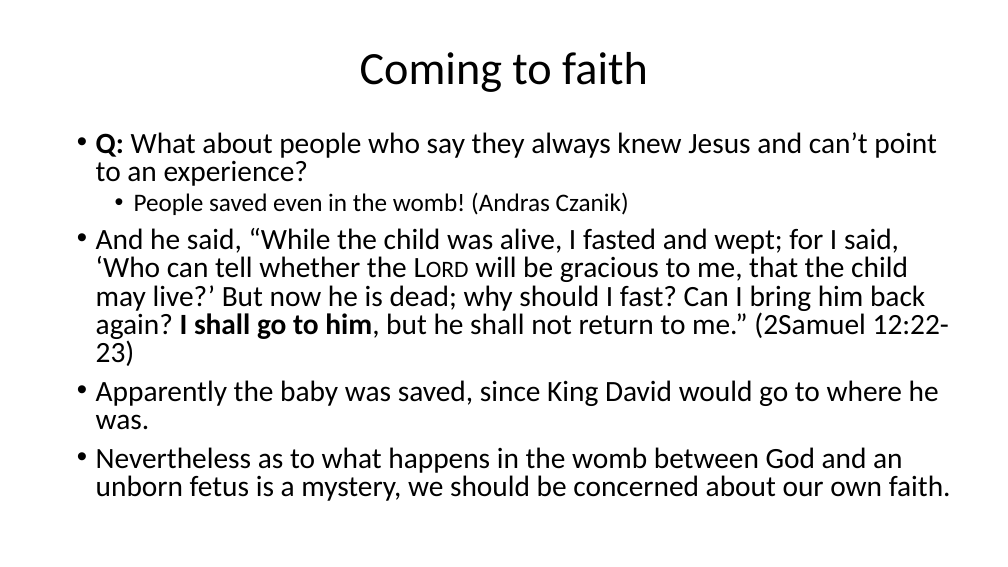
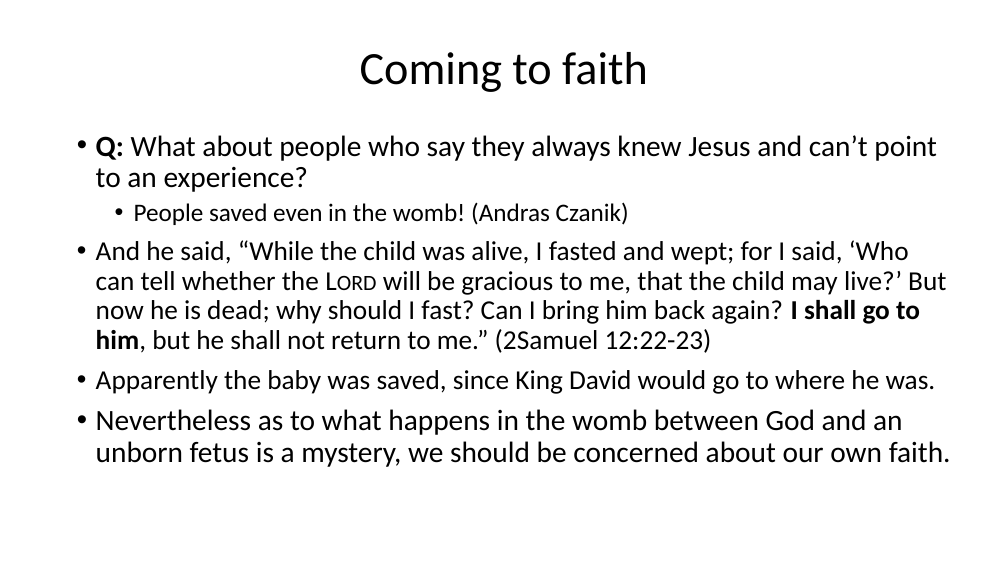
Before and after one commit to csmatyi/calvary_sunday_school, a slide deck: slide 16 of WSC85-88_211205.pptx. Drawn at 1008x567 pixels with LibreOffice and Linux fonts; fonts in the diff are those of the drawing. Boxes give left, top, right and bottom in pixels: in the first picture for what was removed or moved away, otherwise in the second. Text is boxed around its words. In the diff, an @@ line names an element or a change of style, - is before the commit and + after.

```diff
--- a/WSC85-88_211205.pptx
+++ b/WSC85-88_211205.pptx
@@ text "Q: What about people who ..." at <box>96,135,951,467</box>: size 28 to 26 pt in "And he said, “While the child was ...", "Apparently the baby was saved, since King ..."; line spacing 0.8 to 0.9 @@
```
Also in this commit, not shown: 8 other slides changed, 8 slides added.
